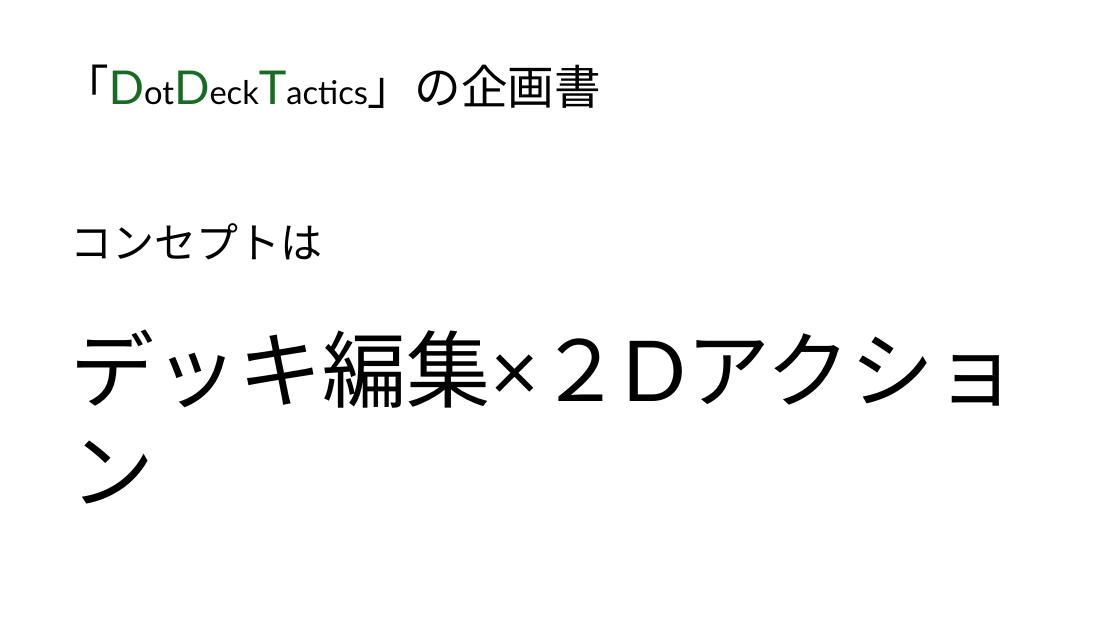
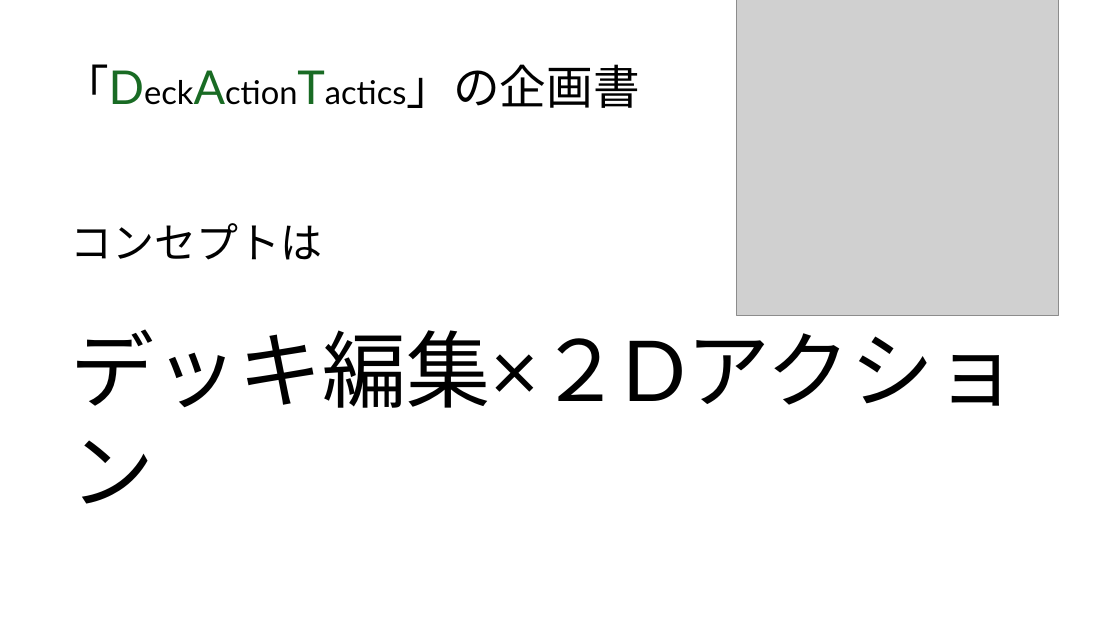
Before and after one commit to asohiroto/http_team, a slide deck: slide 1 of Presentation.pptx. Drawn at 1120x630 pixels with LibreOffice and Linux fonts; fonts in the diff are those of the drawing; grey boxes stand for pictures. Boxes give left, top, right and bottom in pixels: in the first picture for what was removed or moved away, otherwise in the second. Text is boxed around its words. In the diff, an @@ line names an element or a change of style, - is before the commit and + after.

```diff
--- a/Presentation.pptx
+++ b/Presentation.pptx
@@ picture added at bbox=[736, 0, 1058, 315] @@
@@ text at bbox=[62, 64, 640, 108]: text changed @@
-「DotDeckTactics」の企画書
+「DeckActionTactics」の企画書
```
